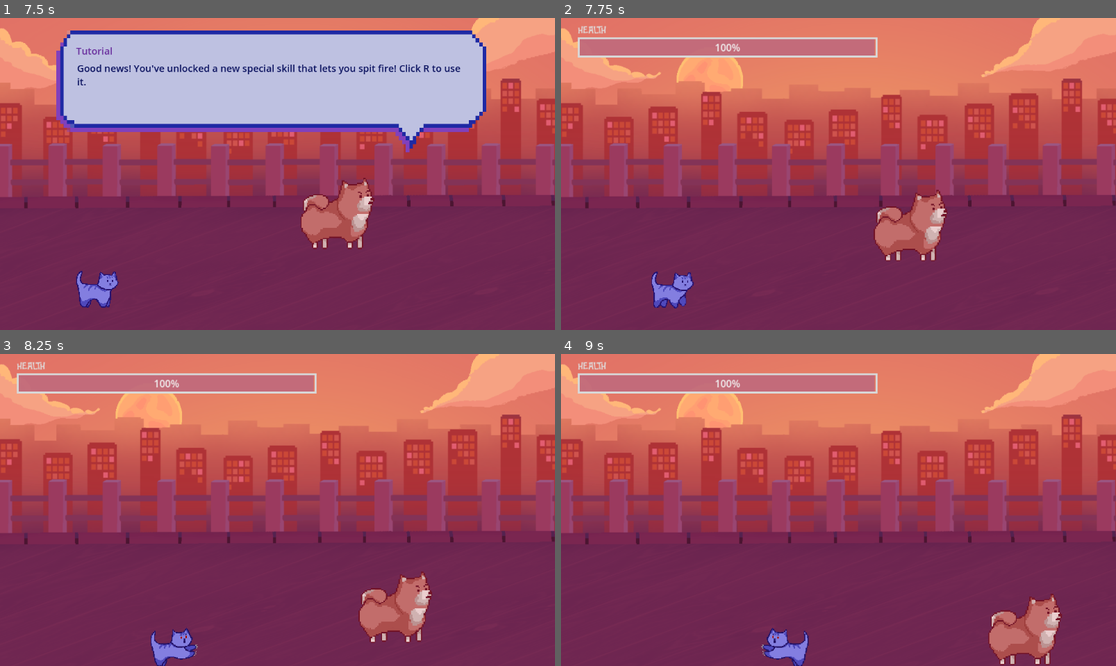
Above: before the commit, frames 1-4 (two rows, left to right).
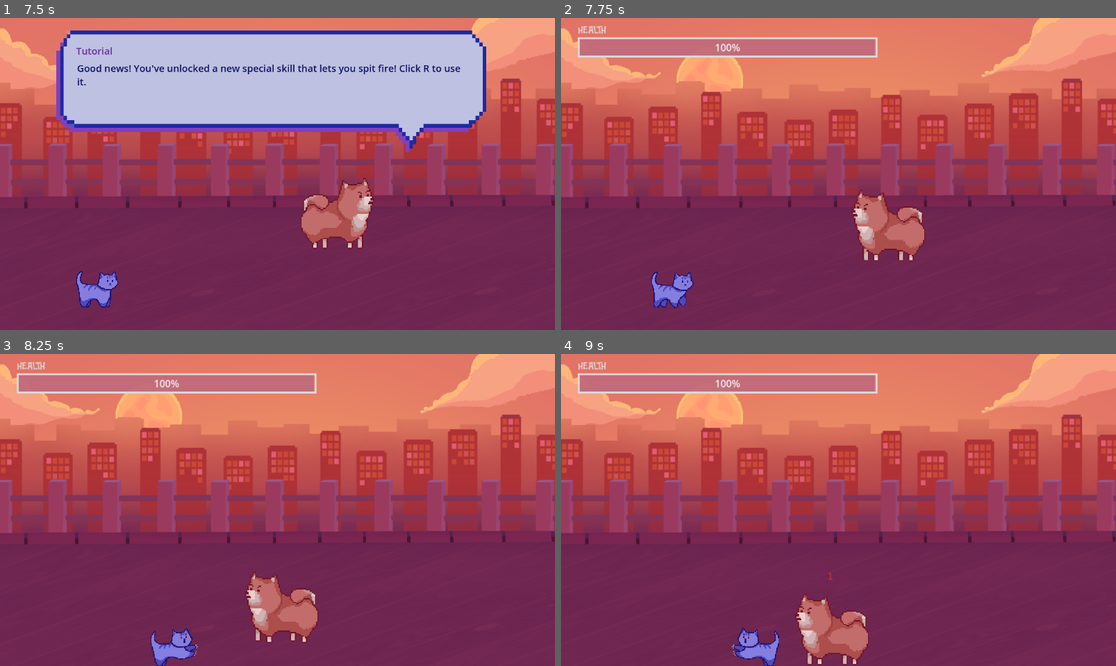
Above: after the commit, the same moments.

Repository: purple-affogato/magic-xmas-cat-game
Game: Godot game, scene res://future_level.tscn
Two runs of this game, one before a commit and one after it. Both use one fixed random seed, a clock stepped at 60 frames per second and the inputs below. This scene is started directly instead of the project's main scene.
Inputs:
- Up to frame 1 (7.5 s): tap Enter (ui_accept) at 0.5, 0.77, 1.25, 1.52, 3.02, 3.77, 4.52, 6.02, 6.5, 6.77, 7.25 s; hold Right (ui_right) 0.53-1.28 s; tap Q (normal_attack) every 0.75 s from 0.6 to 7.35 s; hold Down (ui_down) 1.28-2.03 s; hold Right (ui_right) 2.03-2.78 s; hold Up (ui_up) 2.78-3.53 s; hold Left (ui_left) 3.53-5.03 s; hold Down (ui_down) 5.03-5.78 s; hold Right (ui_right) 5.78-6.53 s; hold Up (ui_up) 6.53-7.28 s; hold Right (ui_right) from 7.28 s (still down)
- Up to frame 2 (7.75 s): keep holding Right (ui_right); tap Enter (ui_accept) at 7.52 s
- Up to frame 3 (8.25 s): release Right (ui_right) at 8.03 s; hold Down (ui_down) from 8.03 s (still down); tap Q (normal_attack) at 8.1 s
- Up to frame 4 (9 s): release Down (ui_down) at 8.78 s; hold Left (ui_left) from 8.78 s (still down); tap Q (normal_attack) at 8.85 s

Frame 1 is identical in both runs. In frame 2, 2.4% of the frame differs, in the area x 52-70%, y 55-78%; in frame 3, 4.0%; in frame 4, 5.0%, in the area x 30-91%, y 69-100%.

Commit message:
almost done fingers crossed

Diff:
--- a/bird.gd
+++ b/bird.gd
@@ -50,7 +50,6 @@
 	$AnimatedSprite2D.play("water")
 	$Water/AOE.disabled = false
 
-
 func _on_water_body_entered(body):
 	if body.get_name() == 'Cat':
 		body.get_parent().player_hp.get_node("ProgressBar").value -= 20
--- a/dog.gd
+++ b/dog.gd
@@ -24,14 +24,14 @@
 		if abs(playerX - self.position.x) >= 170:
 			if self.position.x > playerX: # go left
 				velocity.x = -SPEED
+				if !flip:
+					scale.x = -scale.x
+					flip = true
+			else:
 				if flip:
 					scale.x = -scale.x
 					flip = false
-			else:
-				if !flip:
-					scale.x = -scale.x
-					flip = true
-			velocity.x = SPEED
+				velocity.x = SPEED
 		if abs(playerY - self.position.y) >= 100:
 			if self.position.y > playerY: # go up
 				velocity.y = -SPEED
@@ -47,7 +47,7 @@
 		atk = true
 
 func _ready():
-	hp = 12
+	hp = 20
 	atk = true
 
 func _on_attack_body_entered(body):
@@ -67,7 +67,6 @@
 	$AnimatedSprite2D.play("attack")
 	$Attack/AOE.disabled = false
 
-
 func _on_death_timer_timeout():
 	queue_free()
 
--- a/future_level.gd
+++ b/future_level.gd
@@ -35,6 +35,7 @@
 				if $Dog.position.x > 700:
 					dia.set_process(true)
 					$Dog/AnimatedSprite2D.play("idle")
+					$blockades/left.disabled = false
 				else:
 					dia.set_process(false)
 					$Dog.position.x += 200 * delta
